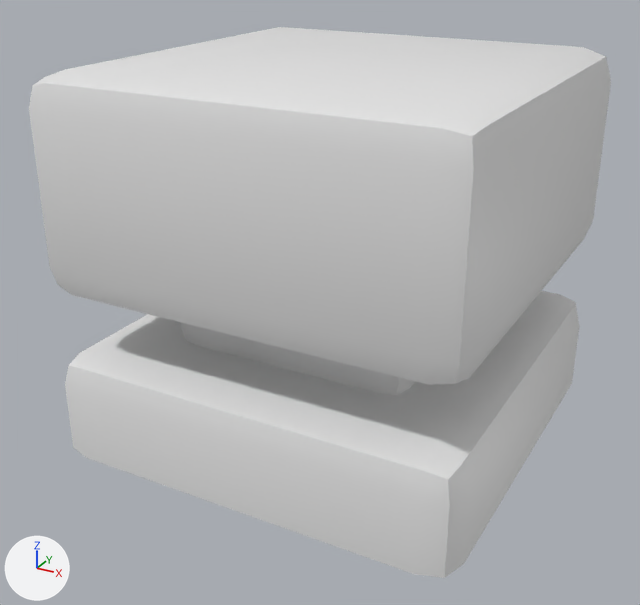
One commit to the FBX model Pitch Tech Demo/Assets/Props/Meshes/Skillshot_PinB_SqAsset_Low_hsr.fbx: the scene before it, then after it.
Both versions are drawn from a 50 mm camera at (0.465, -0.901, 0.591) aimed at (-0.01, -0.037, 0.159). Every picture has the same lights, and +X, +Y and +Z are marked at lower left. Where no turn or scale is listed for an object, it has been applied to the vertices. Vertices at the same position are counted once.

Script lines for the objects in view, before the commit:
```python
me_mesh = bpy.data.meshes.new('Mesh')
me_mesh.from_pydata(...)  # 57 vertices, 54 faces; spans x -0.25..0.25, y -0.25..0.25, z 0.0..0.25
me_mesh_001 = bpy.data.meshes.new('Mesh.001')
me_mesh_001.from_pydata(...)  # 48 vertices, 36 faces; spans x -0.15..0.15, y -0.15..0.15, z 0.008..0.092
me_mesh_002 = bpy.data.meshes.new('Mesh.002')
me_mesh_002.from_pydata(...)  # 40 vertices, 33 faces; spans x -0.25..0.25, y -0.25..0.25, z 0.125..0.25
ob_bouncebox = bpy.data.objects.new('BounceBox', me_mesh)
ob_bouncebox.location = (0.0, 0.0, 0.194)
ob_bouncebox001 = bpy.data.objects.new('BounceBox001', me_mesh_002)
ob_bouncebox001.location = (0.0, 0.0, -0.129)
ob_bouncebox003 = bpy.data.objects.new('BounceBox003', me_mesh_001)
ob_bouncebox003.location = (0.0, 0.0, 0.106)
```
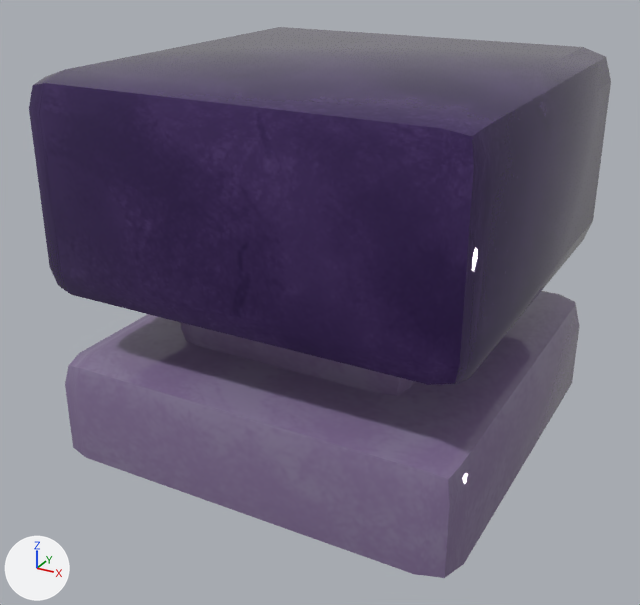
What changed in the scene script:
```text
Add img_atlas_bouncethingsv2_png:
    img_atlas_bouncethingsv2_png = load_image('Atlas_BounceThingsv2.png', '../../Atlas_BounceThingsv2.png', 2048, 2048, 'sRGB')
Add mat_01___default:
    mat_01___default = principled_material('01 - Default')
    mat_01___default.texture = img_atlas_bouncethingsv2_png
    mat_01___default.roughness = 0.0
Change me_mesh:
    where me_mesh.from_pydata(...)  # 57 vertices, 54 faces; spans x -0.25..0.25, y -0.25..0.25, z 0.0..0.25
    add me_mesh.materials.append(mat_01___default)  # picture img_atlas_bouncethingsv2_png
Change me_mesh_001:
    where me_mesh_001.from_pydata(...)  # 48 vertices, 36 faces; spans x -0.15..0.15, y -0.15..0.15, z 0.008..0.092
    add me_mesh_001.materials.append(mat_01___default)  # picture img_atlas_bouncethingsv2_png
Change me_mesh_002:
    where me_mesh_002.from_pydata(...)  # 40 vertices, 33 faces; spans x -0.25..0.25, y -0.25..0.25, z 0.125..0.25
    used by ob_bouncebox001; location = (0.0, 0.0, -0.129)
    me_mesh_002 part 1: texture (UV) coordinates of 33 of 33 faces, centred in x -0.25..0.25, y -0.25..0.25, z 0.169..0.25, changed; they spanned u 0.0..0.73, v 0.26..0.99 and now span u 0.61..0.99, v 0.03..0.67
    add me_mesh_002.materials.append(mat_01___default)  # picture img_atlas_bouncethingsv2_png
```

Location of each change, (x1, y1, x2, y2) in pixels of the pictures (640 x 605 px):
'BounceBox', recoloured (grey to purple)
    both: (29, 27, 611, 385)
'BounceBox001', recoloured, surface changed (grey to purple)
    both: (65, 291, 579, 578)
'BounceBox003', recoloured (grey to purple)
    both: (180, 322, 416, 395)
